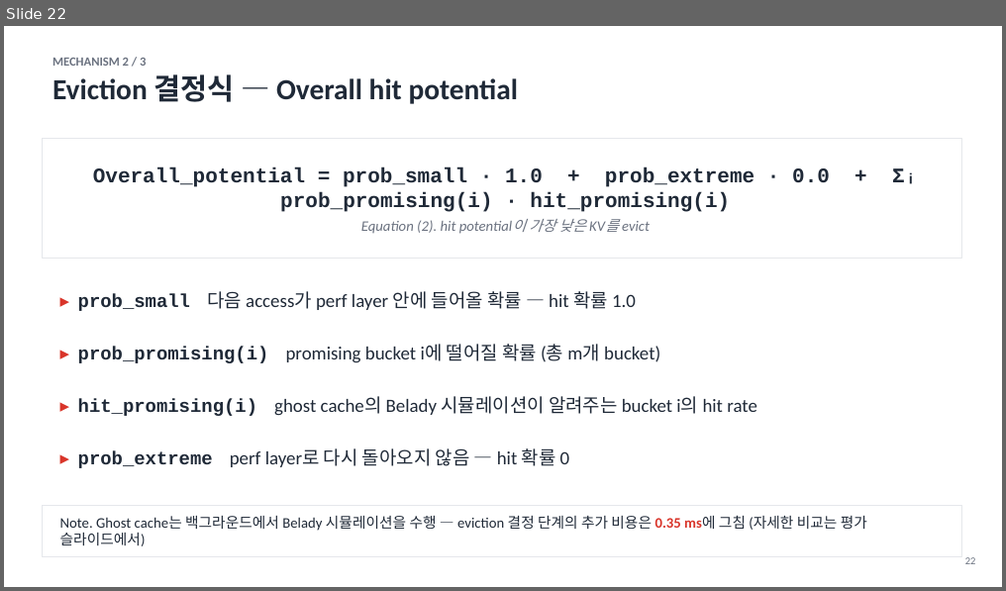
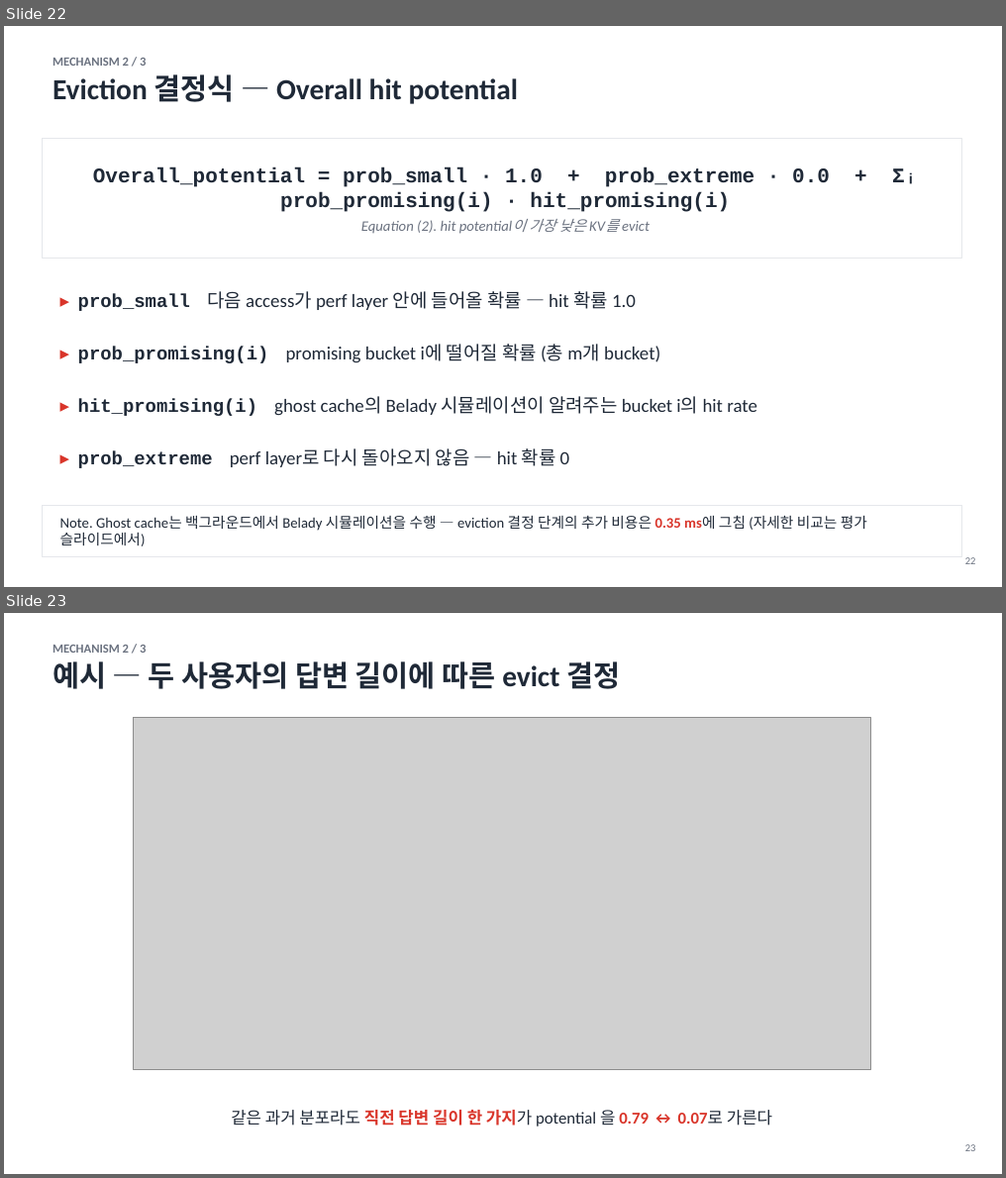
Before and after one commit to Daejun/bidaw, a slide deck: Bidaw_seminar.pptx. Shown one above the other, each under a label of ours: slide 22 before the commit, slides 22 and 23 after it. The pictures are 1006x591 and 1006x1178 pixels, drawn with LibreOffice and Linux fonts; fonts in the diff are those of the drawing; grey boxes stand for pictures. Boxes give left, top, right and bottom in pixels: in the first picture for what was removed or moved away, otherwise in the second. Text is boxed around its words. In the diff, an @@ line names an element or a change of style, - is before the commit and + after.

Commit message:
Insert worked-example slide showing answer-length → potential split
New slide 23 (right after Equation 2): a matplotlib chart of two users
sharing the same past distribution but receiving different answer
lengths. User A (20 tokens) keeps the small bucket and reaches
potential ≈ 0.79 → retain. User B (180 tokens) gets the lower bound
360 GB → small + P1..P4 truncated to 0 → potential ≈ 0.07 → evict.

- Add build/make_example_figure.py — registers Noto Sans CJK directly
  so Hangul renders correctly (avoids matplotlib font-cache miss)
- Add figures/example_alice_bob.png — the rendered chart
- Add slide_22b() in build/make_pptx.py; bump footer numbers 23..30 → 24..31
  and default total to 31

Helps Q&A on the trickiest point: why "answer is long" maps to
"truncate the *small* bucket" rather than the large one.

```diff
--- a/Bidaw_seminar.pptx
+++ b/Bidaw_seminar.pptx
@@ slide 23 added at (4, 613, 1002, 1174), background #FFFFFF @@
@@ text added at (53, 645, 620, 689), 28 pt, text #1F2937, bold @@
+MECHANISM 2 / 3
+예시 — 두 사용자의 답변 길이에 따른 evict 결정
@@ picture added at (134, 718, 871, 1069) @@
@@ text added at (231, 1110, 772, 1127), 16 pt, text #1F2937 @@
+같은 과거 분포라도 직전 답변 길이 한 가지가 potential 을 0.79 ↔ 0.07로 가른다
@@ text added at (965, 1145, 976, 1152), 10 pt, text #6B7280 @@
+23
```
Also in this commit, not shown: 8 slides changed, 4 other files.
